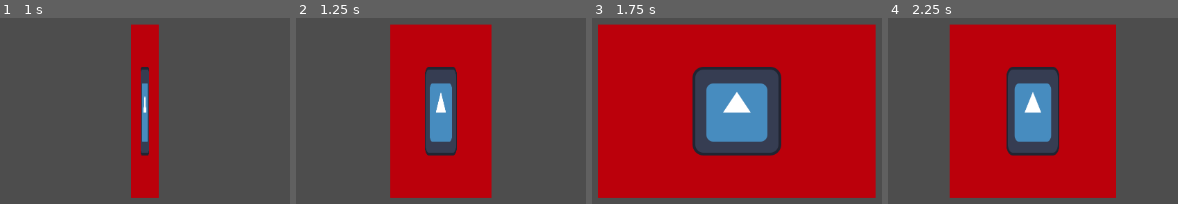
Above: before the commit, frames 1-4 (left to right).
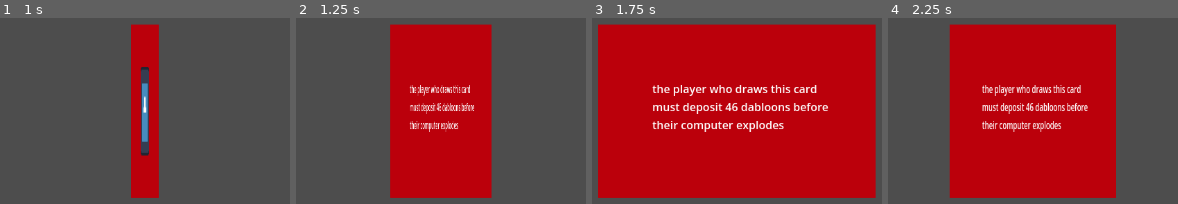
Above: after the commit, the same moments.

Repository: banana67676/Pitch-It-2025-2026
Game: Godot game, scene res://Card/Preset/card.tscn
Two runs of this game, one before a commit and one after it. Both use one fixed random seed, a clock stepped at 60 frames per second and the inputs below. This scene is started directly instead of the project's main scene. The engine's default icon, where the game draws it, is replaced by a stand-in: a white triangle on a blue panel in a dark square.
Inputs (mouse positions are in pixels of both pictures, inside the frame that each line leads up to):
- Up to frame 1 (1 s): tap Enter at 0.5 s; move the mouse to (145, 111) at 0.52 s; press the mouse at (145, 111) at 0.53 s
- Up to frame 2 (1.25 s): no input
- Up to frame 3 (1.75 s): move the mouse to (outside the picture) at 1.27 s; release the mouse at (outside the picture) at 1.28 s; click (outside the picture) at 1.35 s
- Up to frame 4 (2.25 s): tap Space at 2 s; move the mouse to (1111, 38) at 2.02 s; press the mouse at (1111, 38) at 2.03 s

Frame 1 is identical in both runs. In frame 2, 6.1% of the frame differs, in the area x 38-62%, y 26-75%; in frame 3, 16%, in the area x 20-82%, y 26-75%; in frame 4, 9.8%.

Commit message:
fixed side changing

Diff:
--- a/Card/Preset/card.gd
+++ b/Card/Preset/card.gd
@@ -27,7 +27,6 @@
 	var shrinkTween = create_tween()
 	shrinkTween.tween_property(self, "scale:x", 0, FLIP_TIME)
 	shrinkTween.tween_callback(grow)
-	currentSide.visible = false
 	print("current side is ", currentSide)
 	print("disabled current side")
 	print("done shrinking")
@@ -37,10 +36,12 @@
 	print("growing")
 	print(self.scale.x)
 	print("current side is ", currentSide)
+
+	swap_current_side()
+
 	var tween = create_tween()
 	state = growing
 	tween.tween_property(self, "scale:x", 1, FLIP_TIME)
-	swap_current_side()
 
 func swap_current_side():
 	print("swapping side was ", currentSide)
@@ -53,6 +54,7 @@
 		print("side is null")
 
 	currentSide.visible = true
+	oldSide.visible = false
 	print("enabled " + str(currentSide))
 	print(currentSide.visible)
 
--- a/Card/Preset/card.tscn
+++ b/Card/Preset/card.tscn
@@ -28,4 +28,13 @@
 [node name="Front" type="Node2D" parent="."]
 visible = false
 
+[node name="Label" type="Label" parent="Front"]
+offset_left = -122.0
+offset_top = -44.0
+offset_right = 133.0
+offset_bottom = 31.0
+text = "the player who draws this card
+must deposit 46 dabloons before
+their computer explodes"
+
 [connection signal="input_event" from="." to="." method="_on_input_event"]
